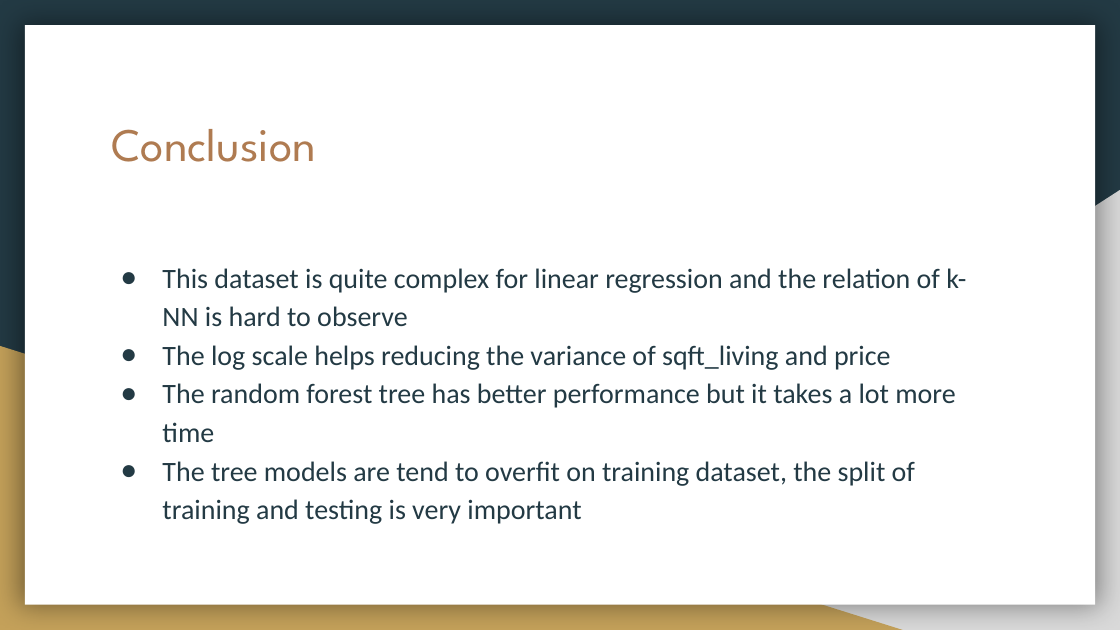
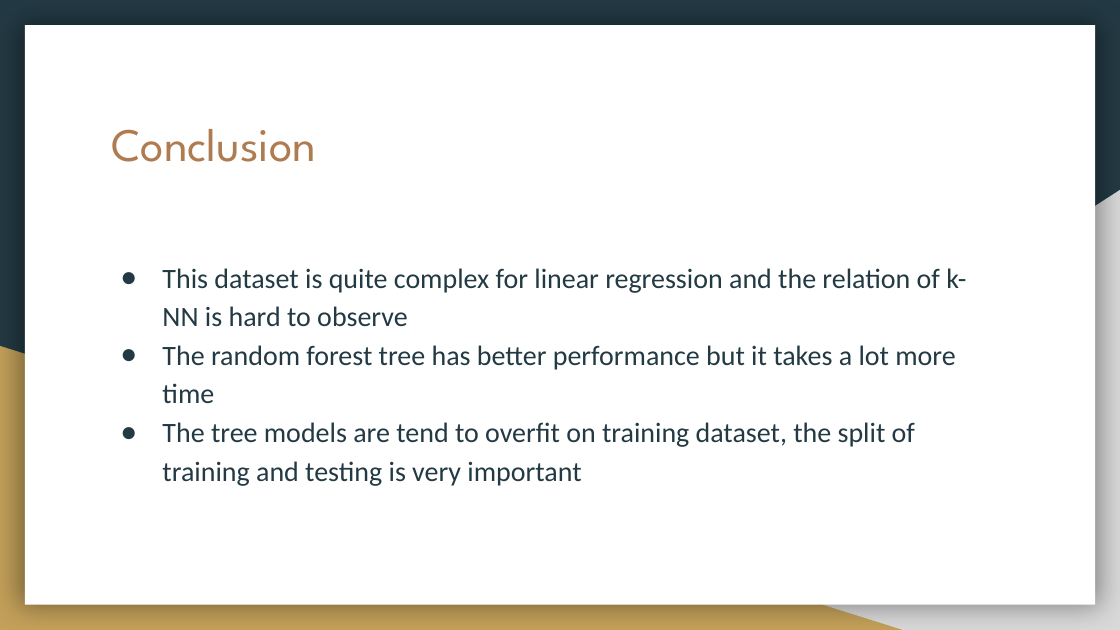
Before and after one commit to tcxy/CSYE7200Project, a slide deck: slide 10 of Final Presentation.pptx. Drawn at 1120x630 pixels with LibreOffice and Linux fonts; fonts in the diff are those of the drawing. Boxes give left, top, right and bottom in pixels: in the first picture for what was removed or moved away, otherwise in the second. Text is boxed around its words. In the diff, an @@ line names an element or a change of style, - is before the commit and + after.

Commit message:
Refine presentation

```diff
--- a/Final Presentation.pptx
+++ b/Final Presentation.pptx
@@ text at bbox=[162, 345, 891, 370]: paragraph removed @@
-● The log scale helps reducing the variance of sqft_living and price
```
